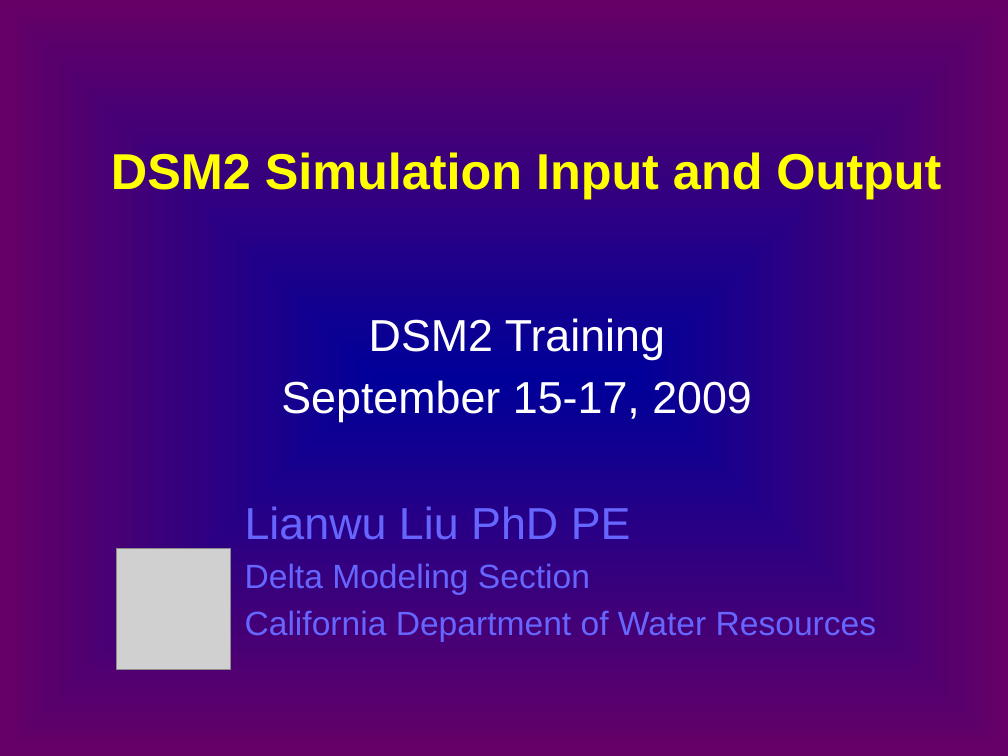
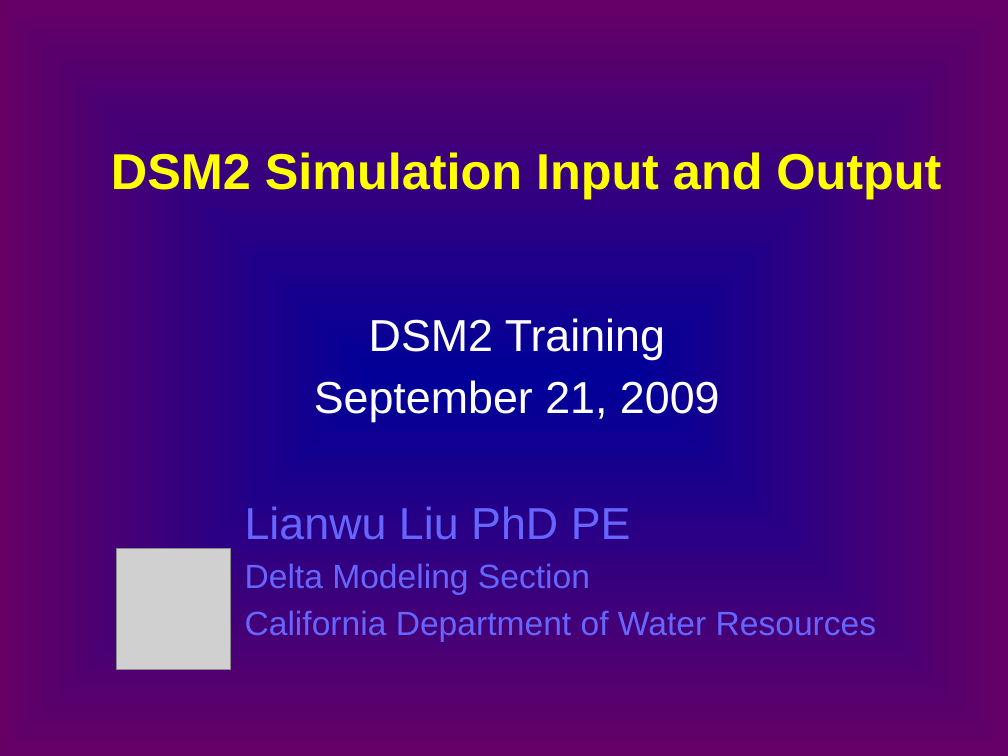
Before and after one commit to CADWRDeltaModeling/dsm2, a slide deck: slide 1 of dsm2/presentations/p4_simulation_data.pptx. Drawn at 1008x756 pixels with LibreOffice and Linux fonts; fonts in the diff are those of the drawing; grey boxes stand for pictures. Boxes give left, top, right and bottom in pixels: in the first picture for what was removed or moved away, otherwise in the second. Text is boxed around its words. In the diff, an @@ line names an element or a change of style, - is before the commit and + after.

```diff
--- a/dsm2/presentations/p4_simulation_data.pptx
+++ b/dsm2/presentations/p4_simulation_data.pptx
@@ subtitle at [314, 380, 720, 422]: text changed @@
-September 15-17, 2009
+September 21, 2009
```
Also in this commit, not shown: 14 other slides changed, 4 slides added, 4 slides removed, 2 other files.
